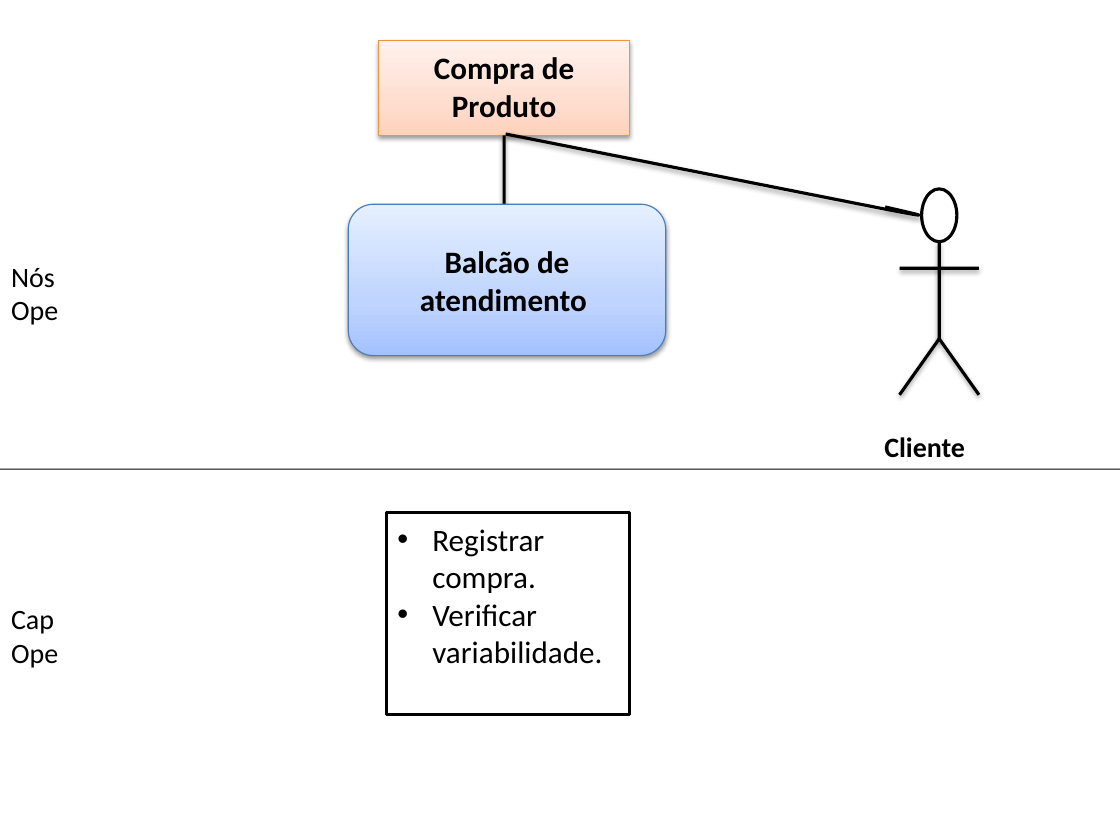
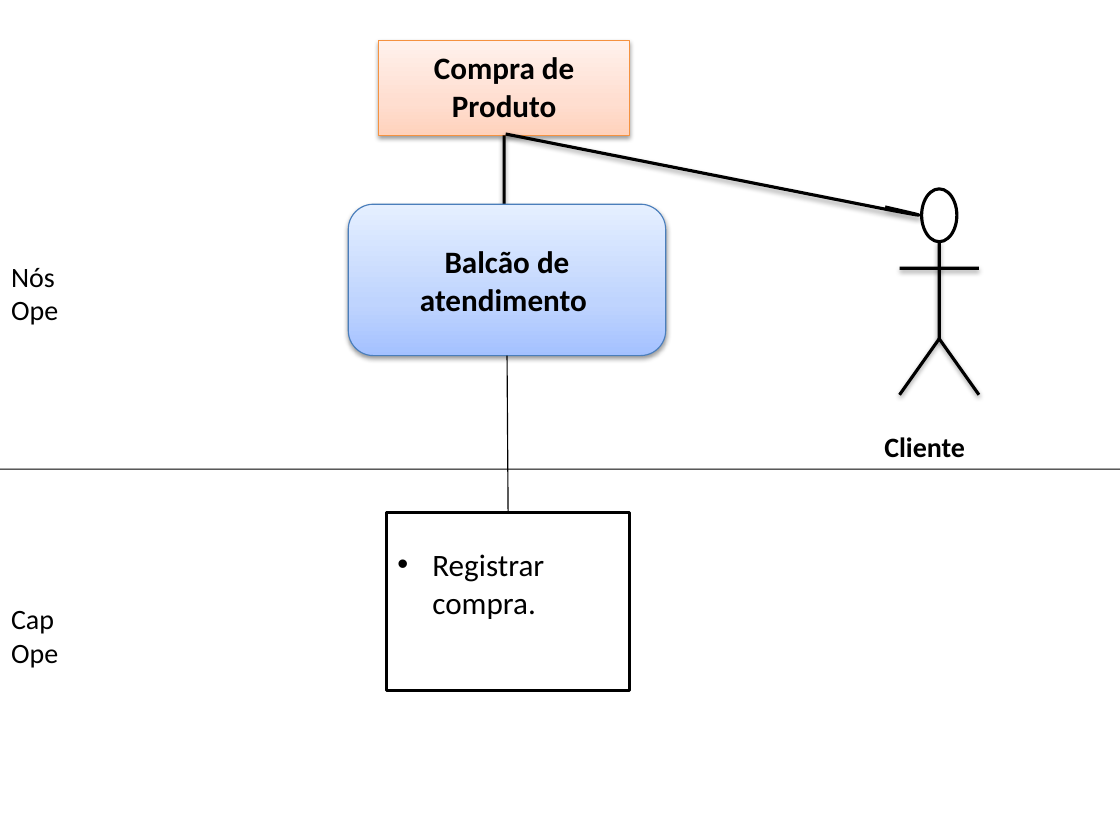
Before and after one commit to thiagobrunoalexandre/Oficina-de-Projeto-de-Empresa-1, a slide deck: slide 2 of Artefatos/15. Arquitetura de Negócio para cada Cenário (1).pptx. Drawn at 1120x840 pixels with LibreOffice and Linux fonts; fonts in the diff are those of the drawing. Boxes give left, top, right and bottom in pixels: in the first picture for what was removed or moved away, otherwise in the second. Text is boxed around its words. In the diff, an @@ line names an element or a change of style, - is before the commit and + after.

```diff
--- a/Artefatos/15. Arquitetura de Negócio para cada Cenário (1).pptx
+++ b/Artefatos/15. Arquitetura de Negócio para cada Cenário (1).pptx
@@ line added from (507, 356) to (508, 513), #000000 0.75 pt @@
@@ rectangle "Registrar compra.": place and size @@
-rectangle "Registrar compra." at (386, 513, 629, 715)
+rectangle "Registrar compra." at (386, 513, 629, 690)
@@ text in rectangle at (432, 604, 602, 664): paragraph removed @@
-• Verificar variabilidade.
```
Also in this commit, not shown: 4 other slides changed.
